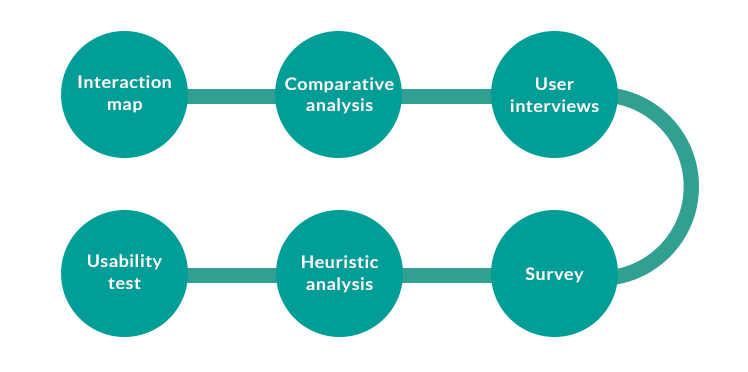
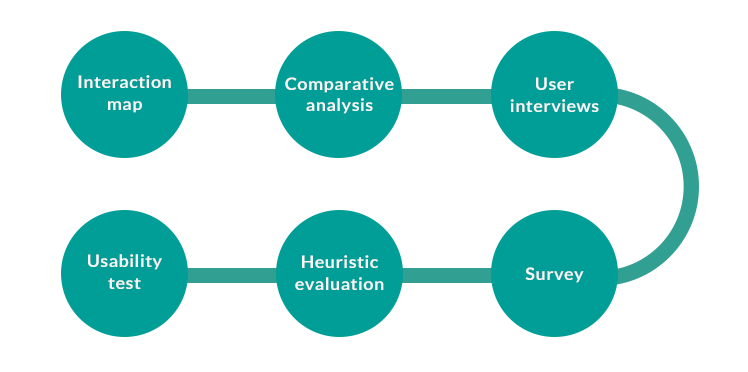
Layer changes from the first 748×372 image to the second:
renamed "Heuristic analysis" to "Heuristic evaluation", painted on it over (295, 277, 384, 293)
